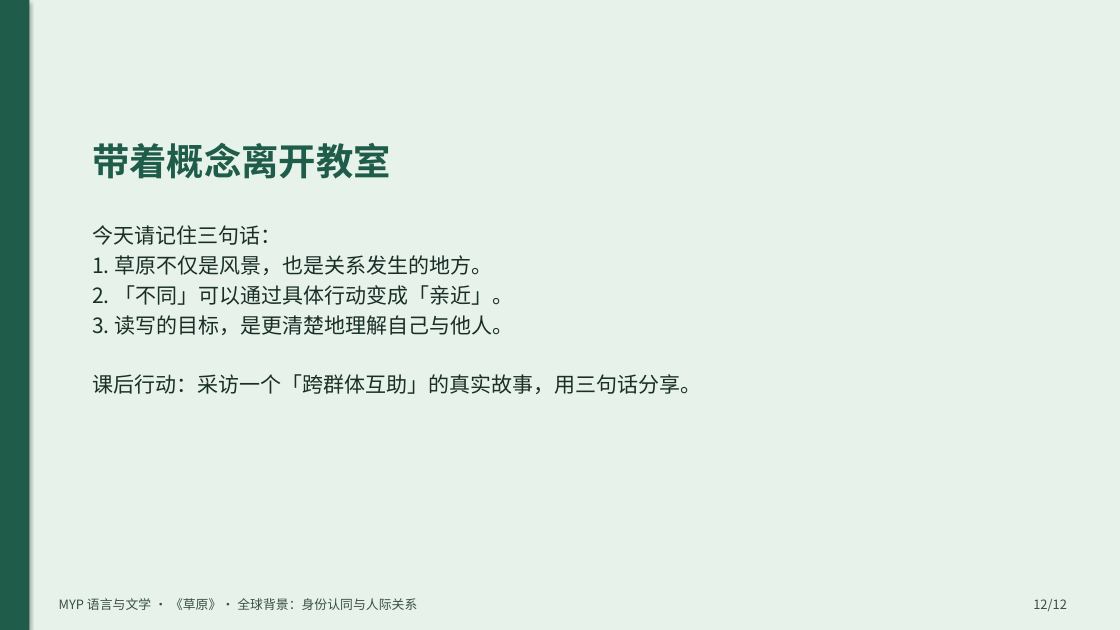
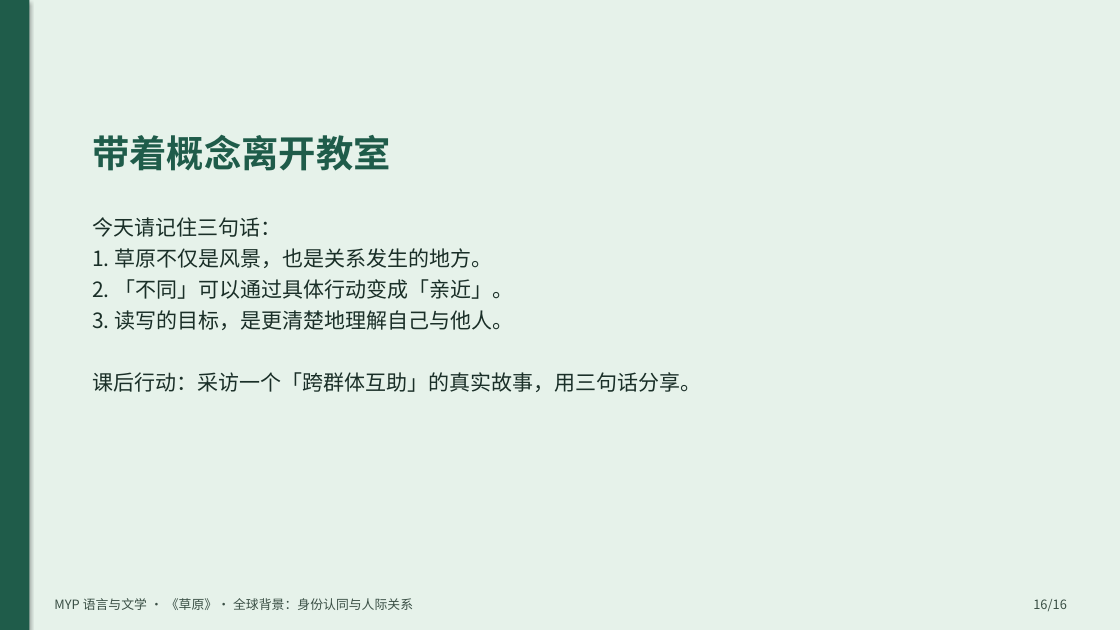
Before and after one commit to cuijinqueen-cyber/IBDP-Chinese-A, a slide deck: slide 16 of ppt/草原_MYP教案课件.pptx (slide 12 before the commit). Drawn at 1120x630 pixels with LibreOffice and Linux fonts; fonts in the diff are those of the drawing. Boxes give left, top, right and bottom in pixels: in the first picture for what was removed or moved away, otherwise in the second. Text is boxed around its words. In the diff, an @@ line names an element or a change of style, - is before the commit and + after.

```diff
--- a/ppt/草原_MYP教案课件.pptx
+++ b/ppt/草原_MYP教案课件.pptx
@@ text "带着概念离开教室": place and size @@
-text "带着概念离开教室" at bbox=[92, 143, 391, 179]
+text "带着概念离开教室" at bbox=[92, 135, 391, 171]
@@ text "今天请记住三句话：": place and size @@
-text "今天请记住三句话：" at bbox=[92, 225, 701, 394]
+text "今天请记住三句话：" at bbox=[92, 217, 701, 392]
@@ text "今天请记住三句话：" at bbox=[92, 217, 701, 392]: more space between paragraphs @@
@@ text "MYP 语言与文学 · 《草原》· 全球背景：身份认同与人际关系": place and size @@
-text "MYP 语言与文学 · 《草原》· 全球背景：身份认同与人际关系" at bbox=[59, 598, 417, 610]
+text "MYP 语言与文学 · 《草原》· 全球背景：身份认同与人际关系" at bbox=[54, 598, 413, 610]
@@ text at bbox=[1033, 599, 1067, 611]: text changed @@
-12/12
+16/16
```
Also in this commit, not shown: 11 other slides changed, 4 slides added, 2 other files.
